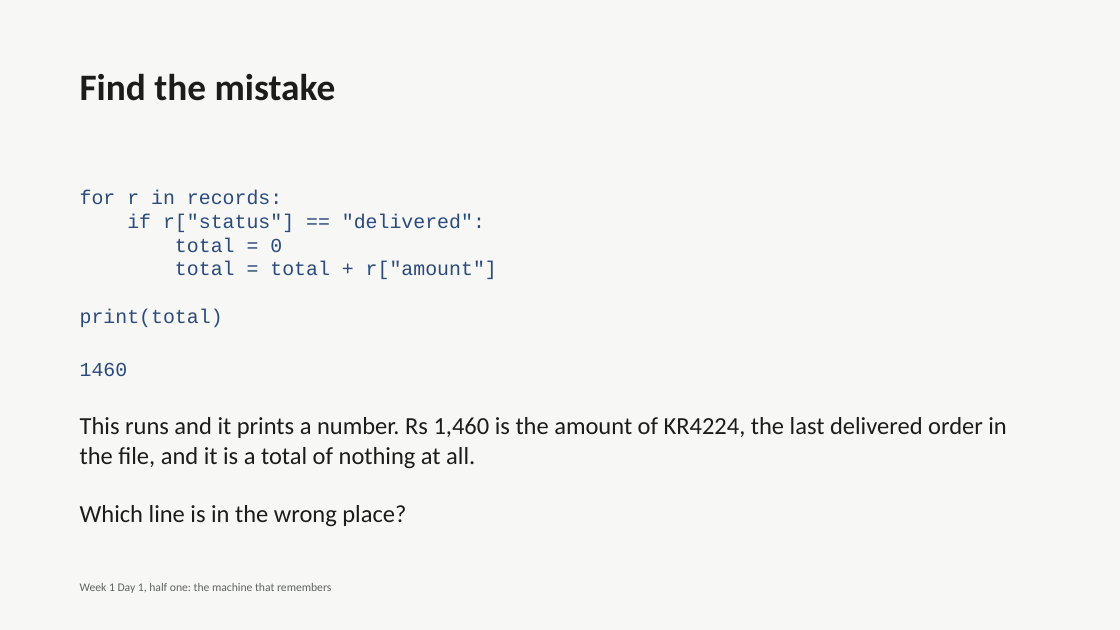
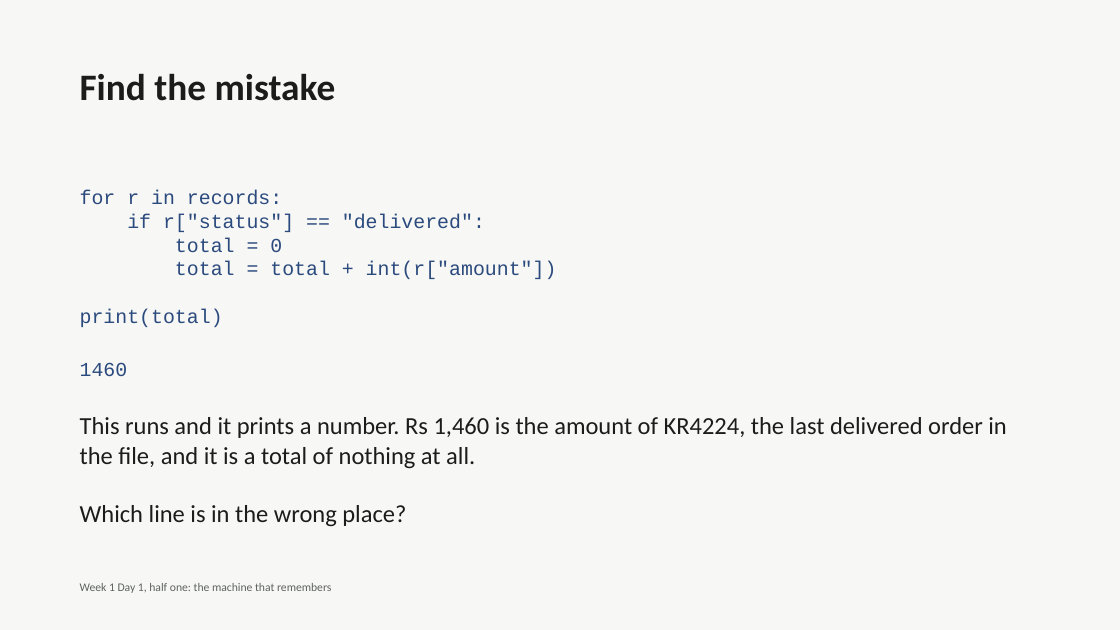
Before and after one commit to fde-academy-lab/c2-content-factory, a slide deck: slide 29 of content/W01/D1/C2_W01_D01_deck_half1_STUDENT.pptx. Drawn at 1120x630 pixels with LibreOffice and Linux fonts; fonts in the diff are those of the drawing. Boxes give left, top, right and bottom in pixels: in the first picture for what was removed or moved away, otherwise in the second. Text is boxed around its words. In the diff, an @@ line names an element or a change of style, - is before the commit and + after.

```diff
--- a/content/W01/D1/C2_W01_D01_deck_half1_STUDENT.pptx
+++ b/content/W01/D1/C2_W01_D01_deck_half1_STUDENT.pptx
@@ text at (175,261,557,279): text changed @@
-total = total + r["amount"]
+total = total + int(r["amount"])
```
Also in this commit, not shown: 1 other slide changed, 16 other files.
